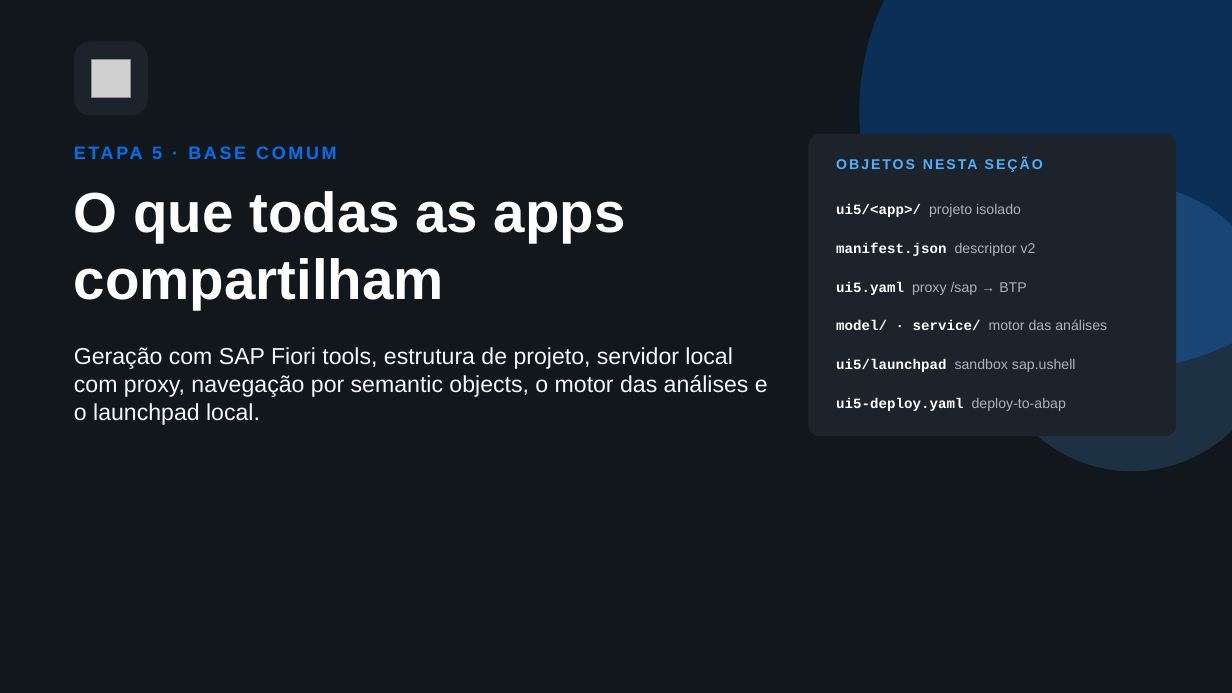
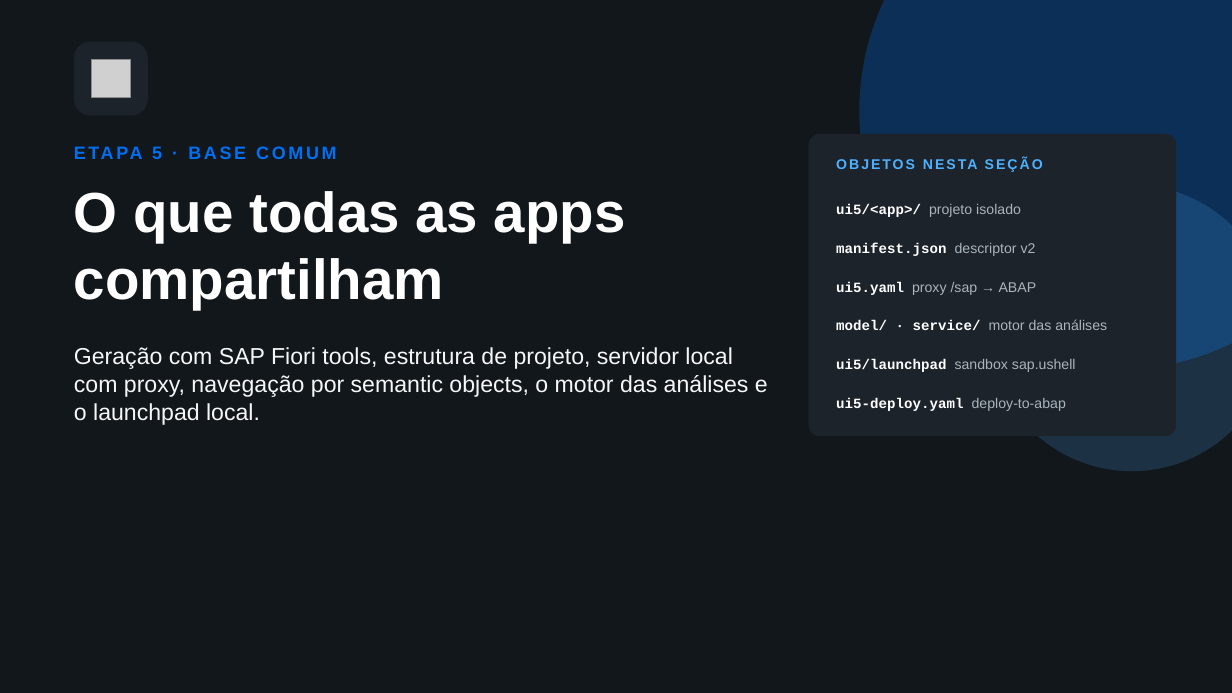
Before and after one commit to AdrianoBispo/sap-abap-rap-pedidos-de-compras-app, a slide deck: slide 3 of docs/apresentacoes/05-apps-fiori.pptx. Drawn at 1232x693 pixels with LibreOffice and Linux fonts; fonts in the diff are those of the drawing; grey boxes stand for pictures. Boxes give left, top, right and bottom in pixels: in the first picture for what was removed or moved away, otherwise in the second. Text is boxed around its words. In the diff, an @@ line names an element or a change of style, - is before the commit and + after.

```diff
--- a/docs/apresentacoes/05-apps-fiori.pptx
+++ b/docs/apresentacoes/05-apps-fiori.pptx
@@ text at (836,281,1037,295): text changed @@
-ui5.yaml proxy /sap → BTP
+ui5.yaml proxy /sap → ABAP
```
Also in this commit, not shown: 22 other slides changed, 4 other files.
